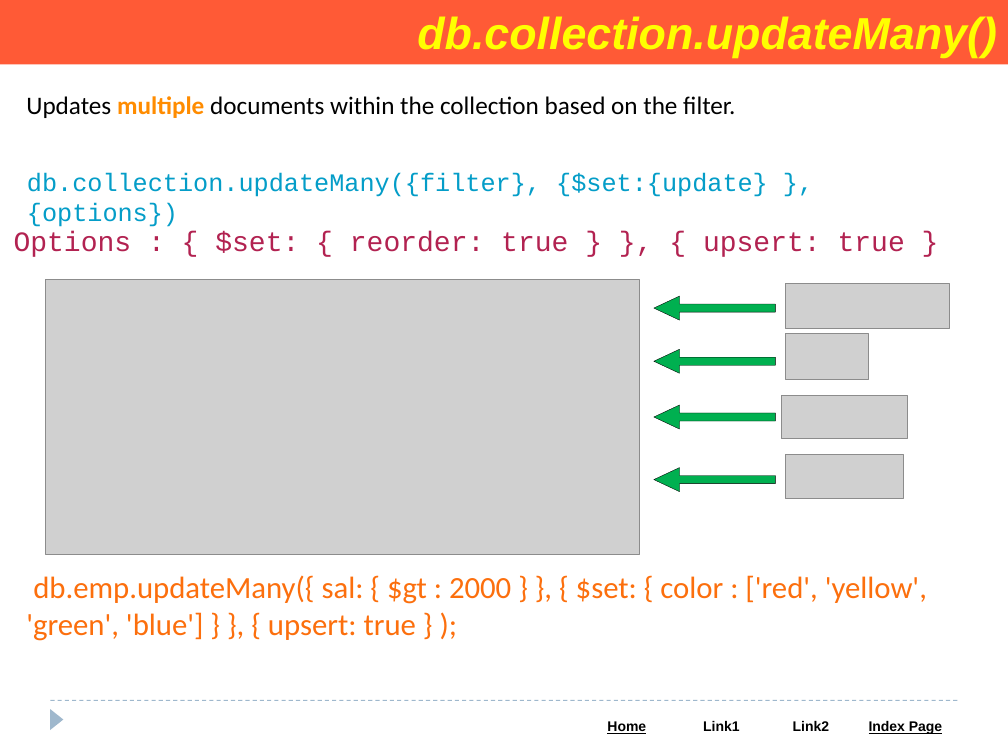
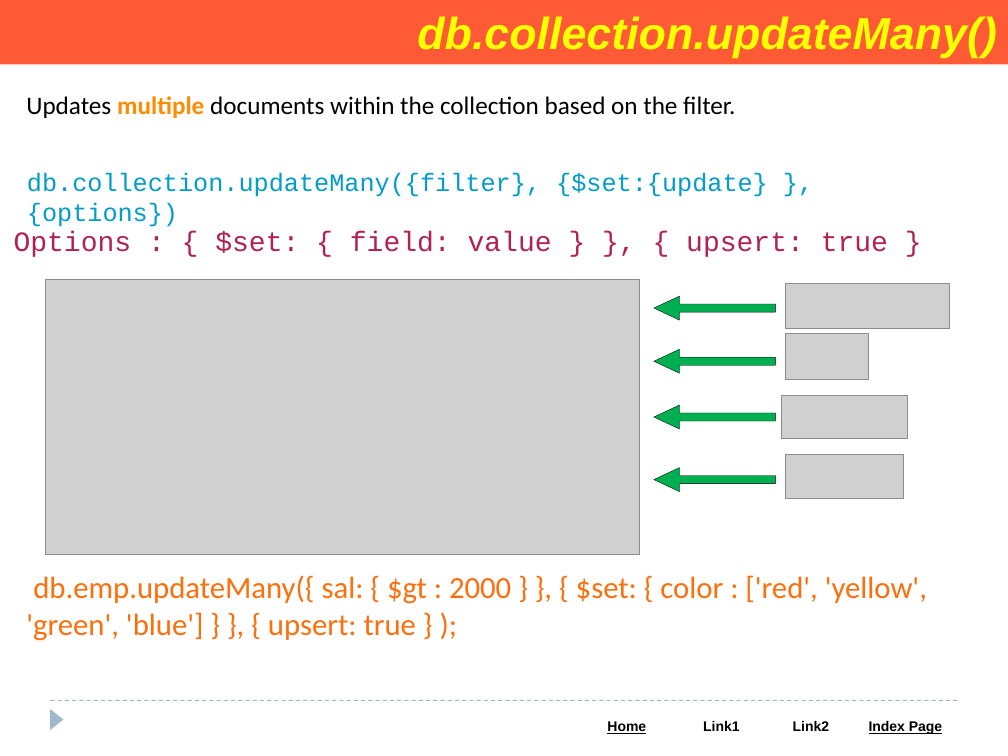
Before and after one commit to Saleel-Bagde/PPT-s, a slide deck: slide 81 of MongoDB PPT.pptx. Drawn at 1008x756 pixels with LibreOffice and Linux fonts; fonts in the diff are those of the drawing; grey boxes stand for pictures. Boxes give left, top, right and bottom in pixels: in the first picture for what was removed or moved away, otherwise in the second. Text is boxed around its words. In the diff, an @@ line names an element or a change of style, - is before the commit and + after.

```diff
--- a/MongoDB PPT.pptx
+++ b/MongoDB PPT.pptx
@@ text at (14, 231, 888, 257): text changed @@
-Options : { $set: { reorder: true } }, { upsert: true }
+Options : { $set: { field: value } }, { upsert: true }
```
Also in this commit, not shown: 9 other slides changed, 2 slides added.
